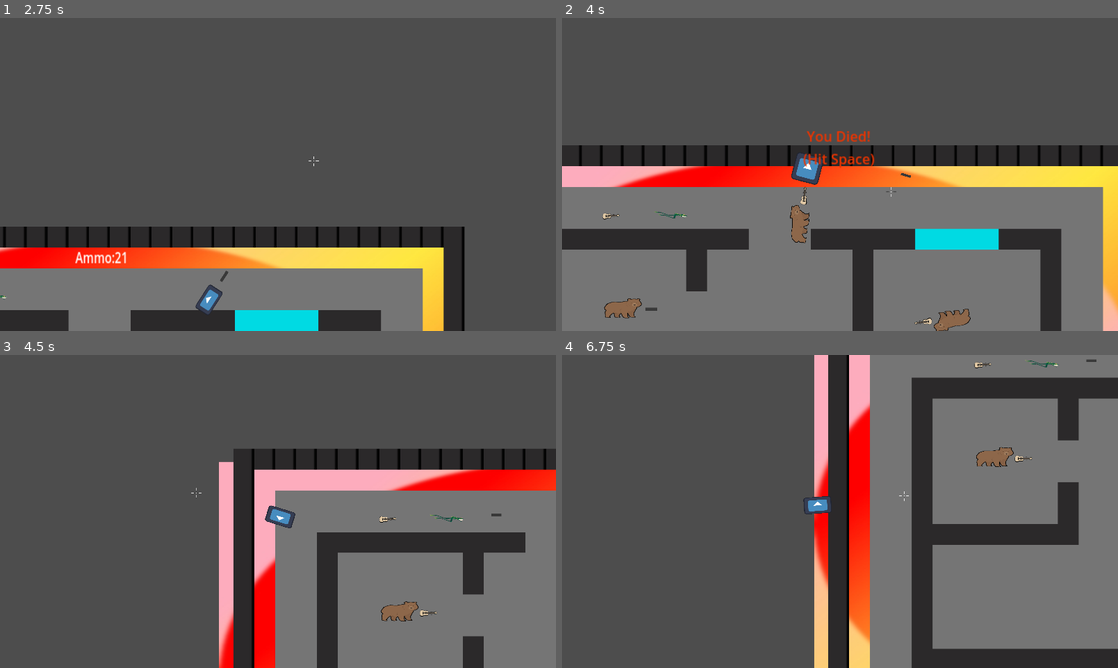
Above: before the commit, frames 1-4 (two rows, left to right).
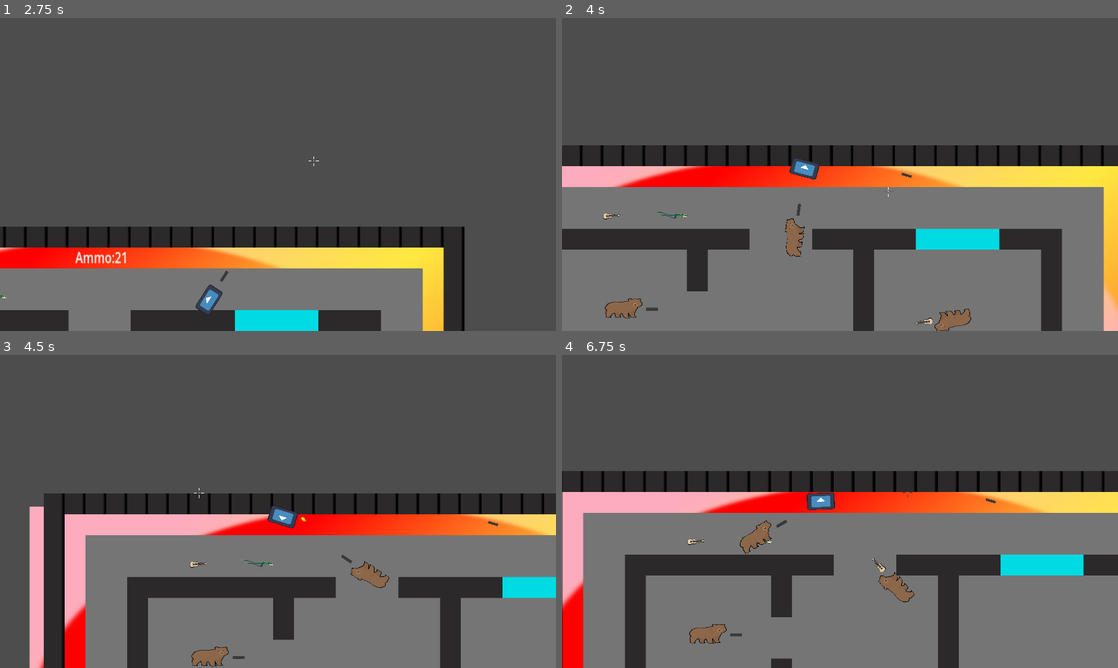
Above: after the commit, the same moments.

Repository: jceja3936/Speedial-Phoenix
Game: Godot game, scene res://scenes/Lvl1.tscn
The game is run twice, just before and just after one commit, with the same random seed, the same clock (stepped at 60 frames per second) and the same inputs. The engine's default icon, where the game draws it, is replaced by a stand-in: a white triangle on a blue panel in a dark square.
Inputs (mouse positions are in pixels of both pictures, inside the frame that each line leads up to):
- Up to frame 1 (2.75 s): move the mouse to (400, 158) at 0.52 s; hold Right (Right) 0.53-1.28 s; tap Shift (Drop) at 0.6 s; move the mouse to (166, 190) at 1.27 s; hold S (Down) 1.28-2.03 s; tap F (Pick up) at 1.35 s; move the mouse to (333, 105) at 2.02 s; hold Right (Right) from 2.03 s (still down); hold Right mouse button (extendCam) from 2.03 s (still down)
- Up to frame 2 (4 s): move the mouse to (812, 237) at 2.77 s; release Right (Right) at 2.78 s; release Right mouse button (extendCam) at 2.78 s; hold W (Up) 2.78-3.53 s; click (812, 237) at 2.85 s; move the mouse to (1006, 221) at 3.52 s; hold Left (Left) from 3.53 s (still down); tap Shift (Drop) at 3.6 s
- Up to frame 3 (4.5 s): keep holding Left (Left); tap Space (Respawn) at 4.15 s; move the mouse to (111, 464) at 4.27 s; tap F (Pick up) at 4.35 s
- Up to frame 4 (6.75 s): move the mouse to (867, 511) at 5.02 s; release Left (Left) at 5.03 s; hold S (Down) 5.03-5.78 s; hold Right mouse button (extendCam) 5.03-5.78 s; move the mouse to (756, 433) at 5.77 s; hold Right (Right) 5.78-6.53 s; click (756, 433) at 5.85 s; move the mouse to (962, 495) at 6.52 s; hold W (Up) from 6.53 s (still down); tap Shift (Drop) at 6.6 s

Frame 1 is identical in both runs. In frame 2, 2.0% of the frame differs, in the area x 7-98%, y 36-100%; in frame 3, 47%; in frame 4, 69%, in the area x 0-100%, y 0-100%.

Commit message:
Enemy changes and tiny changes
Trying to figure out how to handle loading times,

Diff:
--- a/speedialChicago/enemy.gd
+++ b/speedialChicago/enemy.gd
@@ -10,7 +10,7 @@
 @export var distance: int
 var currentSprite: Texture
 
-var bullet: PackedScene = load("res://scenes/bullet.tscn")
+var bullet: PackedScene = preload("res://scenes/bullet.tscn")
 var deathTexture: Texture = load("res://assets/icon.svg")
 
 var canFire = true
@@ -128,7 +128,13 @@
 			search(lastKnown)
 
 func patrol():
+	var player_pos = player.global_position
 	velocity = walkSpeed * Vector2(1, 0).rotated(rotation)
+	if global_position.distance_to(player_pos) < 400 and lastKnown != null:
+		walkSpeed = 0
+	else:
+		walkSpeed = 375
+
 	move_and_slide()
 
 func search(destination):
@@ -142,6 +148,7 @@
 	if nav_Agent.is_navigation_finished():
 		pat = true
 		lastKnown = null
+		walkSpeed = 375
 		return
 
 	if nav_Agent.avoidance_enabled:
--- a/speedialChicago/hun.gd
+++ b/speedialChicago/hun.gd
@@ -10,7 +10,7 @@
 var rifle: PackedScene = load("res://scenes/rifle.tscn")
 var shotgun: PackedScene = load("res://scenes/shotgun.tscn")
 
-var punchTexture: Texture = load("res://assets/punch.svg")
+var punchTexture: Texture = preload("res://assets/punch.svg")
 
 var gunPickedUp = false
 
--- a/speedialChicago/player.gd
+++ b/speedialChicago/player.gd
@@ -6,7 +6,7 @@
 @export var health = 200
 @export var cam: Camera2D
 
-var bullet: PackedScene = load("res://scenes/bullet.tscn")
+var bullet: PackedScene = preload("res://scenes/bullet.tscn")
 var deathTexture: Texture = load("res://assets/icon.svg")
 
 var dead = false
@@ -30,6 +30,7 @@
 	$CollisionShape2D.queue_free()
 	dead = true;
 	$hun.set_script(null)
+
 func _process(delta: float) -> void:
 	if Input.is_action_just_pressed("esc") and cameFollow:
 		Input.set_mouse_mode(Input.MOUSE_MODE_VISIBLE)
--- a/speedialChicago/scenes/Lvl1.tscn
+++ b/speedialChicago/scenes/Lvl1.tscn
@@ -110,6 +110,7 @@
 
 [node name="Player" parent="." node_paths=PackedStringArray("cam") instance=ExtResource("3_yiohx")]
 position = Vector2(-60, -215)
+health = 20000
 cam = NodePath("../Camera2D")
 
 [node name="Rifle" parent="." instance=ExtResource("4_mkjed")]
@@ -154,12 +155,13 @@
 [node name="patroller" parent="Enemies" node_paths=PackedStringArray("player") instance=ExtResource("9_63bpq")]
 position = Vector2(3, 1048)
 player = NodePath("../../Player")
-type = 2
+type = 1
 pat = true
 
 [node name="Station1" parent="Enemies" node_paths=PackedStringArray("player") instance=ExtResource("9_63bpq")]
 position = Vector2(180, 225)
 player = NodePath("../../Player")
+type = 1
 
 [node name="Station2" parent="Enemies" node_paths=PackedStringArray("player") instance=ExtResource("9_63bpq")]
 position = Vector2(1457, 1038)
